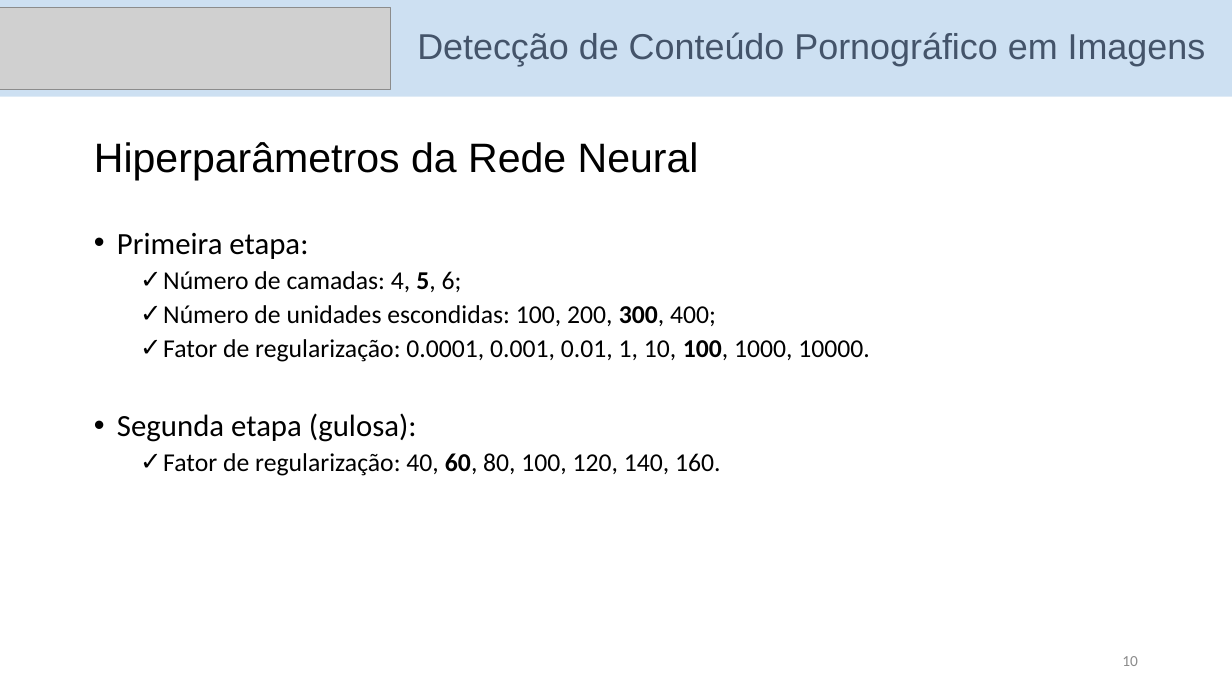
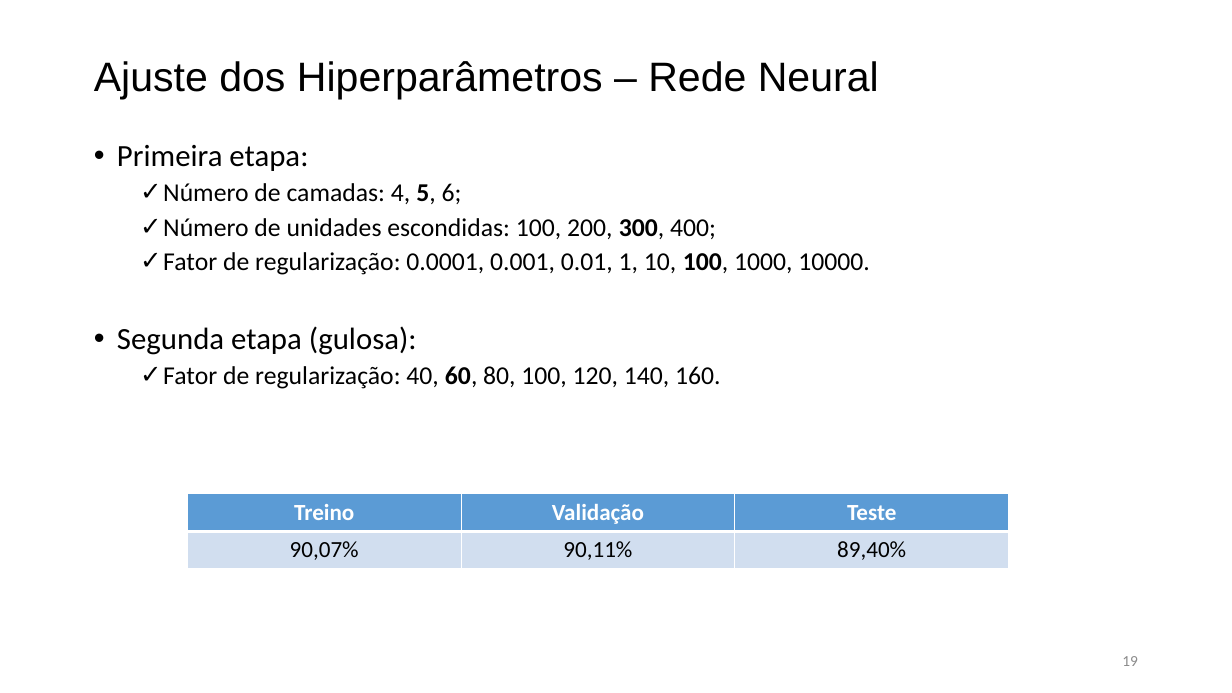
Before and after one commit to danilocoura/Aprendizagem-de-Maquina, a slide deck: slide 19 of Projeto/apresentacao Aprendizagem de Maquina.pptx (slide 10 before the commit). Drawn at 1232x693 pixels with LibreOffice and Linux fonts; fonts in the diff are those of the drawing; grey boxes stand for pictures. Boxes give left, top, right and bottom in pixels: in the first picture for what was removed or moved away, otherwise in the second. Text is boxed around its words. In the diff, an @@ line names an element or a change of style, - is before the commit and + after.

```diff
--- a/Projeto/apresentacao Aprendizagem de Maquina.pptx
+++ b/Projeto/apresentacao Aprendizagem de Maquina.pptx
@@ rectangle removed at (x1=0, y1=0, x2=1232, y2=97) @@
@@ picture removed at (x1=0, y1=7, x2=391, y2=90) @@
@@ title removed at (x1=417, y1=32, x2=1206, y2=66) @@
-Detecção de Conteúdo Pornográfico em Imagens
@@ text at (x1=94, y1=61, x2=879, y2=99): text changed @@
-Hiperparâmetros da Rede Neural
+Ajuste dos Hiperparâmetros – Rede Neural
@@ text "Primeira etapa:" moved from (x1=117, y1=233, x2=870, y2=476) to (x1=117, y1=145, x2=870, y2=389) @@
@@ table added at (x1=188, y1=494, x2=1008, y2=568), 2 rows, 3 columns @@
+Treino | Validação | Teste
+90,07% | 90,11% | 89,40%
@@ page number at (x1=1122, y1=656, x2=1138, y2=666): text changed @@
-10
+19
```
Also in this commit, not shown: 7 other slides changed, 22 slides added, 6 slides removed, 4 other files.
